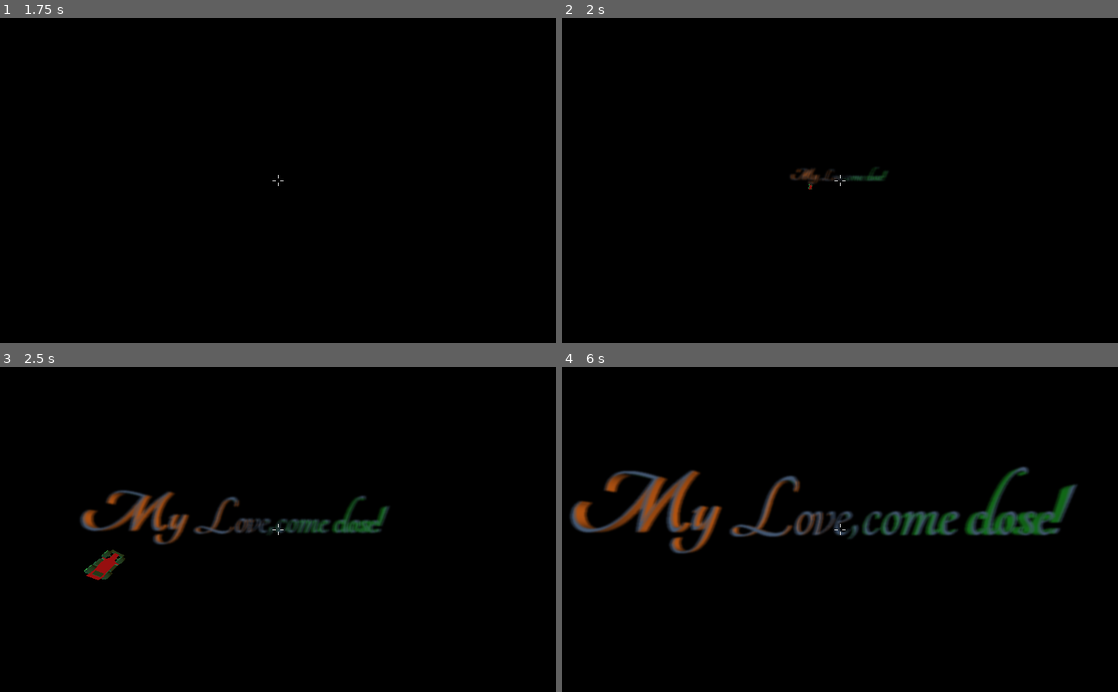
Above: before the commit, frames 1-4 (two rows, left to right).
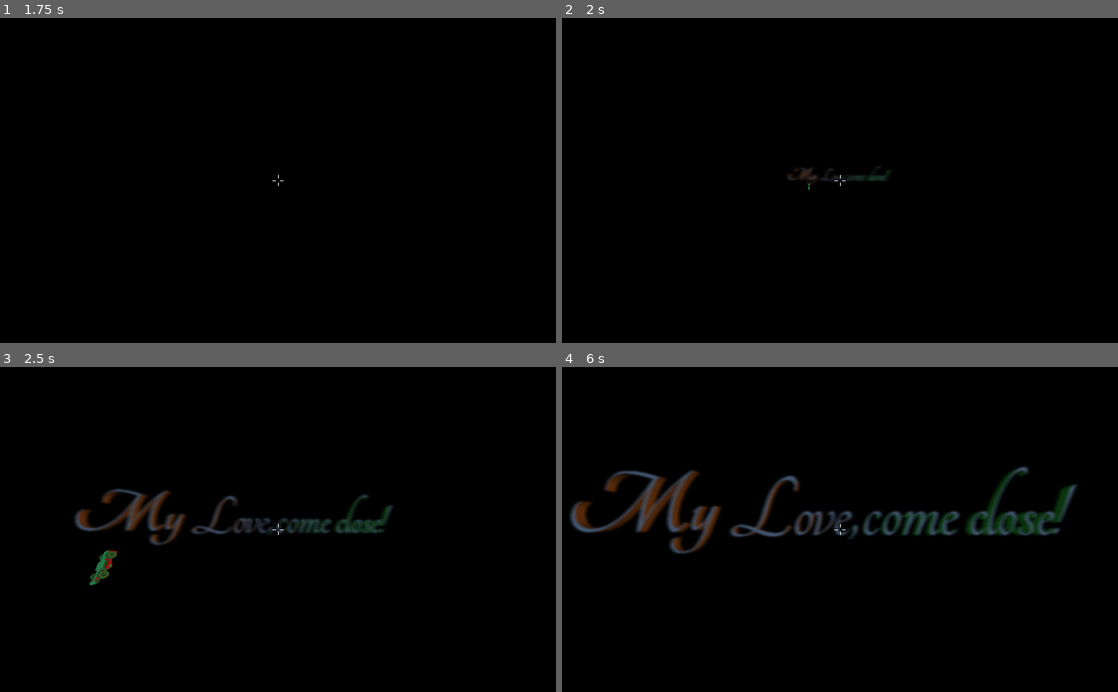
Above: after the commit, the same moments.

Repository: kiwily/game-jam-brackeys-2022
Game: Godot game, scene res://worlds/world-1/world.tscn
Same seed, same stepped clock (60 frames per second), same inputs: the game is played once before the commit and once after it.
Inputs (mouse positions are in pixels of both pictures, inside the frame that each line leads up to):
- Up to frame 1 (1.75 s): move the mouse to (305, 180) at 0.52 s; hold W (forward) from 0.53 s (still down); click (305, 180) at 0.6 s; move the mouse to (250, 180) at 1.27 s; click (250, 180) at 1.35 s
- Up to frame 2 (2 s): keep holding W (forward)
- Up to frame 3 (2.5 s): keep holding W (forward); move the mouse to (289, 523) at 2.02 s; click (289, 523) at 2.1 s
- Up to frame 4 (6 s): move the mouse to (834, 536) at 2.77 s; click (834, 536) at 2.85 s; move the mouse to (878, 532) at 3.52 s; click (878, 532) at 3.6 s; move the mouse to (795, 526) at 4.27 s; click (795, 526) at 4.35 s; tap Enter at 5 s; move the mouse to (845, 529) at 5.02 s; click (845, 529) at 5.1 s; move the mouse to (817, 523) at 5.77 s; release W (forward) at 5.78 s; hold D (right) from 5.78 s (still down); click (817, 523) at 5.85 s

Frame 1 is identical in both runs. In frame 2, 0.1% of the frame differs, in the area x 40-59%, y 46-53%; in frame 3, 2.4%; in frame 4, 3.1%, in the area x 2-92%, y 31-57%.

Commit message:
sortir les titres des manager

Diff:
--- a/project/worlds/world-1/world.tscn
+++ b/project/worlds/world-1/world.tscn
@@ -6,7 +6,6 @@
 [ext_resource path="res://worlds/world.gd" type="Script" id=4]
 [ext_resource path="res://player/player.tscn" type="PackedScene" id=5]
 [ext_resource path="res://worlds/world-1/world.tres" type="Environment" id=6]
-[ext_resource path="res://target/target.tscn" type="PackedScene" id=7]
 [ext_resource path="res://texts/titre.tscn" type="PackedScene" id=8]
 
 [node name="World" type="Spatial"]
@@ -45,8 +44,6 @@
 light_color = Color( 0.258824, 0.733333, 0.521569, 1 )
 light_specular = 2.0
 
-[node name="Target" parent="." instance=ExtResource( 7 )]
-
 [node name="Reals" type="Spatial" parent="."]
 
 [node name="Start1" parent="Reals" instance=ExtResource( 2 )]
@@ -79,15 +76,5 @@
 maximum_rotation_velocity = 0.0
 maximum_velocity = 0.0
 
-[node name="Unreal" type="Spatial" parent="."]
-
-[node name="Title" parent="Unreal" instance=ExtResource( 2 )]
-object_scene = ExtResource( 8 )
-object_scale = 800.0
-number_of_target = 1
-minimum_spawn_distance = Vector3( -750, 100, -1000 )
-maximum_spawn_distance = Vector3( -750, 100, -1000 )
-start_with_random_angle = false
-maximum_rayon = Vector3( 0, 0, 0 )
-maximum_rotation_velocity = 0.0
-maximum_velocity = 0.0
+[node name="Title" parent="." instance=ExtResource( 8 )]
+transform = Transform( 800, 0, 0, 0, 800, 0, 0, 0, 800, -750, 100, -1000 )
--- a/project/worlds/world-2/world.tscn
+++ b/project/worlds/world-2/world.tscn
@@ -6,7 +6,6 @@
 [ext_resource path="res://worlds/world.gd" type="Script" id=4]
 [ext_resource path="res://player/player.tscn" type="PackedScene" id=5]
 [ext_resource path="res://worlds/world-1/world.tres" type="Environment" id=6]
-[ext_resource path="res://target/target.tscn" type="PackedScene" id=7]
 [ext_resource path="res://texts/instructions-world-2.tscn" type="PackedScene" id=8]
 
 [node name="World" type="Spatial"]
@@ -45,21 +44,8 @@
 light_color = Color( 0.258824, 0.733333, 0.521569, 1 )
 light_specular = 2.0
 
-[node name="Unreals" type="Spatial" parent="."]
-
-[node name="Tuto" parent="Unreals" instance=ExtResource( 2 )]
-object_scene = ExtResource( 8 )
-object_scale = 400.0
-number_of_target = 2
-minimum_spawn_distance = Vector3( 0, 0, 0 )
-maximum_spawn_distance = Vector3( 0, 0, 0 )
-start_with_random_angle = false
-minimum_rayon = Vector3( 0, 0, -1000 )
-maximum_rayon = Vector3( 0, 0, -1000 )
-maximum_rotation_velocity = 0.0
-maximum_velocity = 0.0
-
-[node name="Target" parent="." instance=ExtResource( 7 )]
+[node name="Instructions" parent="." instance=ExtResource( 8 )]
+transform = Transform( 400, 0, 0, 0, 400, 0, 0, 0, 400, 0, 0, -1000 )
 
 [node name="Reals" type="Spatial" parent="."]
 
Not shown: 1 places in project/worlds/world-1/world.tscn that only renumber resources
Not shown: 1 places in project/worlds/world-2/world.tscn that only renumber resources
